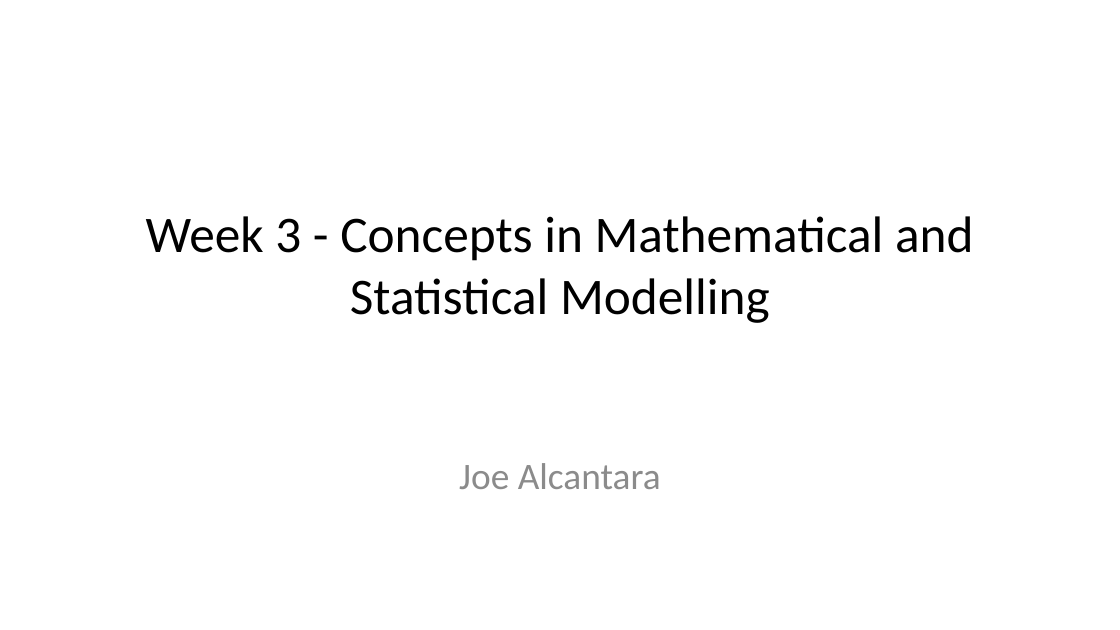
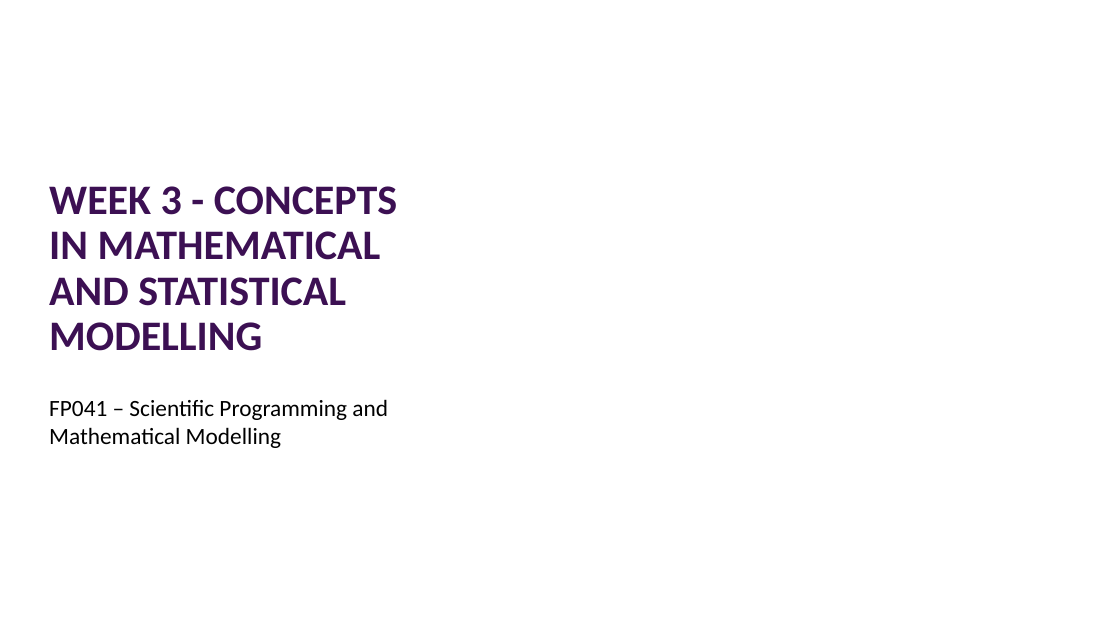
Before and after one commit to joe-alcantara/FP041, a slide deck: slide 1 of Week3d.pptx. Drawn at 1120x630 pixels with LibreOffice and Linux fonts; fonts in the diff are those of the drawing; background and template pictures are left out. Boxes give left, top, right and bottom in pixels: in the first picture for what was removed or moved away, otherwise in the second. Text is boxed around its words. In the diff, an @@ line names an element or a change of style, - is before the commit and + after.

```diff
--- a/Week3d.pptx
+++ b/Week3d.pptx
@@ title "WEEK 3 - CONCEPTS IN ..." at (49,186,397,351): vertical alignment middle to bottom @@
@@ title at (49,186,397,351): text changed; size 33 to 27 pt; text colour #000000 to #3C1053; bold on @@
-Week 3 - Concepts in Mathematical and Statistical Modelling
+WEEK 3 - CONCEPTS IN MATHEMATICAL AND STATISTICAL MODELLING
@@ text added at (49,399,388,448), 15 pt, text #000000 @@
+FP041 – Scientific Programming and Mathematical Modelling
@@ subtitle removed at (459,463,661,489) @@
-Joe Alcantara
```
Also in this commit, not shown: 18 other slides changed, 3 slides added, 2 slides removed.
